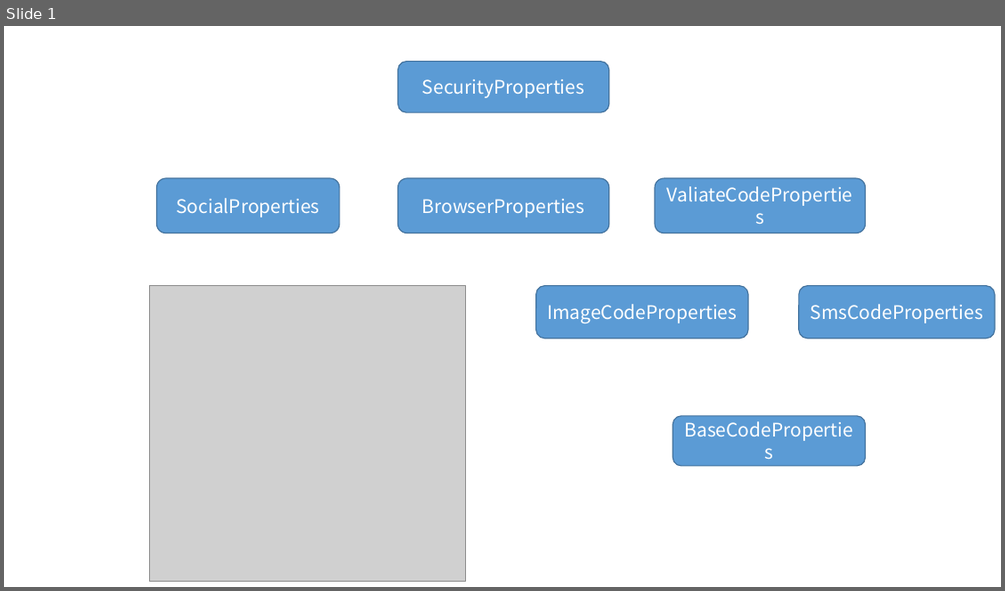
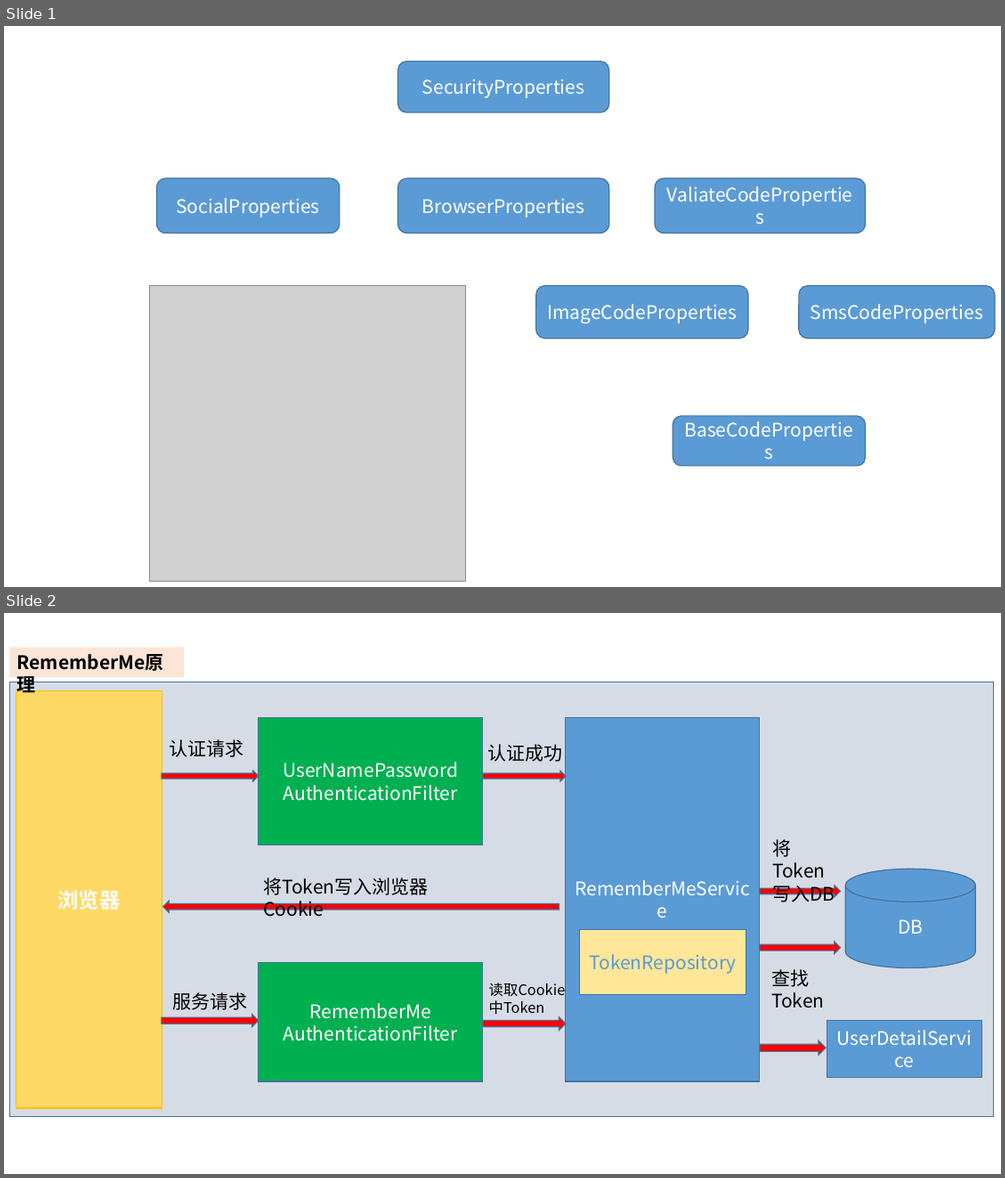
Before and after one commit to YuJhon/Rain-Security, a slide deck: PhotoHelper.pptx. Shown one above the other, each under a label of ours: slide 1 before the commit, slides 1 and 2 after it. The pictures are 1005x591 and 1005x1178 pixels, drawn with LibreOffice and Linux fonts; fonts in the diff are those of the drawing; grey boxes stand for pictures. Boxes give left, top, right and bottom in pixels: in the first picture for what was removed or moved away, otherwise in the second. Text is boxed around its words. In the diff, an @@ line names an element or a change of style, - is before the commit and + after.

Commit message:
Remember Me 功能的实现

```diff
--- a/PhotoHelper.pptx
+++ b/PhotoHelper.pptx
@@ slide 2 added at <box>4,613,1001,1174</box>, background #FFFFFF @@
@@ rectangle added at <box>10,648,184,677</box>, fill #FBE5D6, 18 pt, text #000000, bold @@
+RememberMe原理
@@ rectangle added at <box>10,682,994,1116</box>, fill #D6DCE5, outline #43739E 1 pt @@
@@ rectangle added at <box>16,691,162,1108</box>, fill #FFD966, outline #FFC000 1 pt, 20 pt, text #FFFFFF, bold @@
+浏览器
@@ rectangle added at <box>259,718,483,844</box>, fill #00B050, outline #43739E 1 pt, 18 pt, text #FFFFFF @@
+UserNamePassword
+AuthenticationFilter
@@ rectangle added at <box>566,718,760,1081</box>, fill #5B9BD5, outline #43739E 1 pt, 18 pt, text #FFFFFF @@
+RememberMeService
@@ text added at <box>169,739,243,757</box>, 18 pt, text #000000 @@
+认证请求
@@ text added at <box>488,744,563,762</box>, 18 pt, text #000000 @@
+认证成功
@@ right arrow added at <box>162,771,259,781</box>, fill #FF0000, outline #43739E 1 pt @@
@@ right arrow added at <box>483,771,566,781</box>, fill #FF0000, outline #43739E 1 pt @@
@@ text added at <box>772,839,834,902</box>, 18 pt, text #000000 @@
+将Token
+写入DB
@@ text added at <box>263,877,428,895</box>, 18 pt, text #000000 @@
+将Token写入浏览器Cookie
@@ cylinder added at <box>845,868,975,968</box>, fill #5B9BD5, outline #43739E 1 pt, 18 pt, text #FFFFFF @@
+DB
@@ left arrow added at <box>163,900,559,913</box>, fill #FF0000, outline #43739E 1 pt @@
@@ right arrow added at <box>760,885,841,897</box>, fill #FF0000, outline #43739E 1 pt @@
@@ rectangle added at <box>580,929,746,995</box>, fill #FFE699, outline #43739E 1 pt, 18 pt, text #5B9BD5 @@
+TokenRepository
@@ right arrow added at <box>760,941,841,953</box>, fill #FF0000, outline #43739E 1 pt @@
@@ rectangle added at <box>259,962,483,1081</box>, fill #00B050, outline #43739E 1 pt, 18 pt, text #FFFFFF @@
+RememberMe
+AuthenticationFilter
@@ text added at <box>489,980,566,1014</box>, 14 pt, text #000000 @@
+读取Cookie
+中Token
@@ text added at <box>771,969,824,1008</box>, 18 pt, text #000000 @@
+查找Token
@@ text added at <box>172,992,247,1010</box>, 18 pt, text #000000 @@
+服务请求
@@ right arrow added at <box>162,1013,259,1027</box>, fill #FF0000, outline #43739E 1 pt @@
@@ right arrow added at <box>483,1017,566,1030</box>, fill #FF0000, outline #43739E 1 pt @@
@@ rectangle added at <box>826,1021,981,1078</box>, fill #5B9BD5, outline #43739E 1 pt, 18 pt, text #FFFFFF @@
+UserDetailService
@@ right arrow added at <box>760,1041,825,1055</box>, fill #FF0000, outline #43739E 1 pt @@
```
Also in this commit, not shown: 13 other files.
